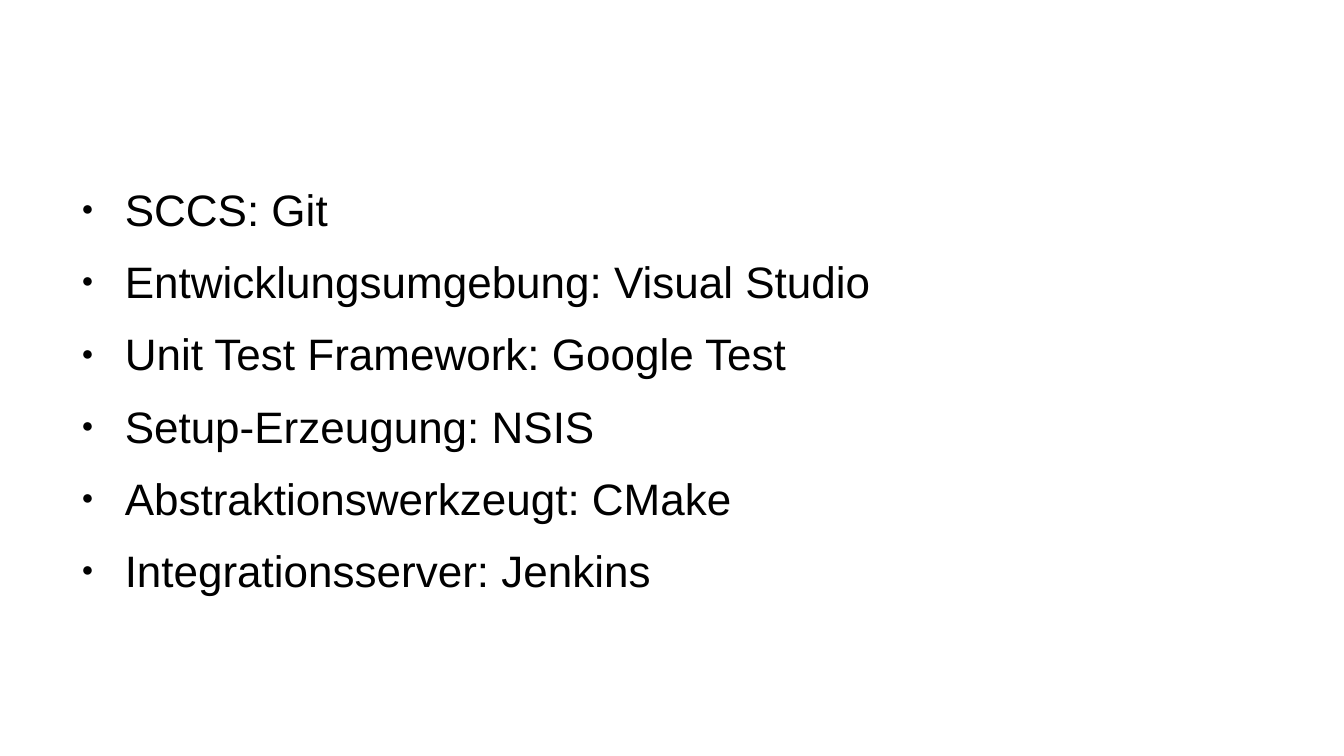
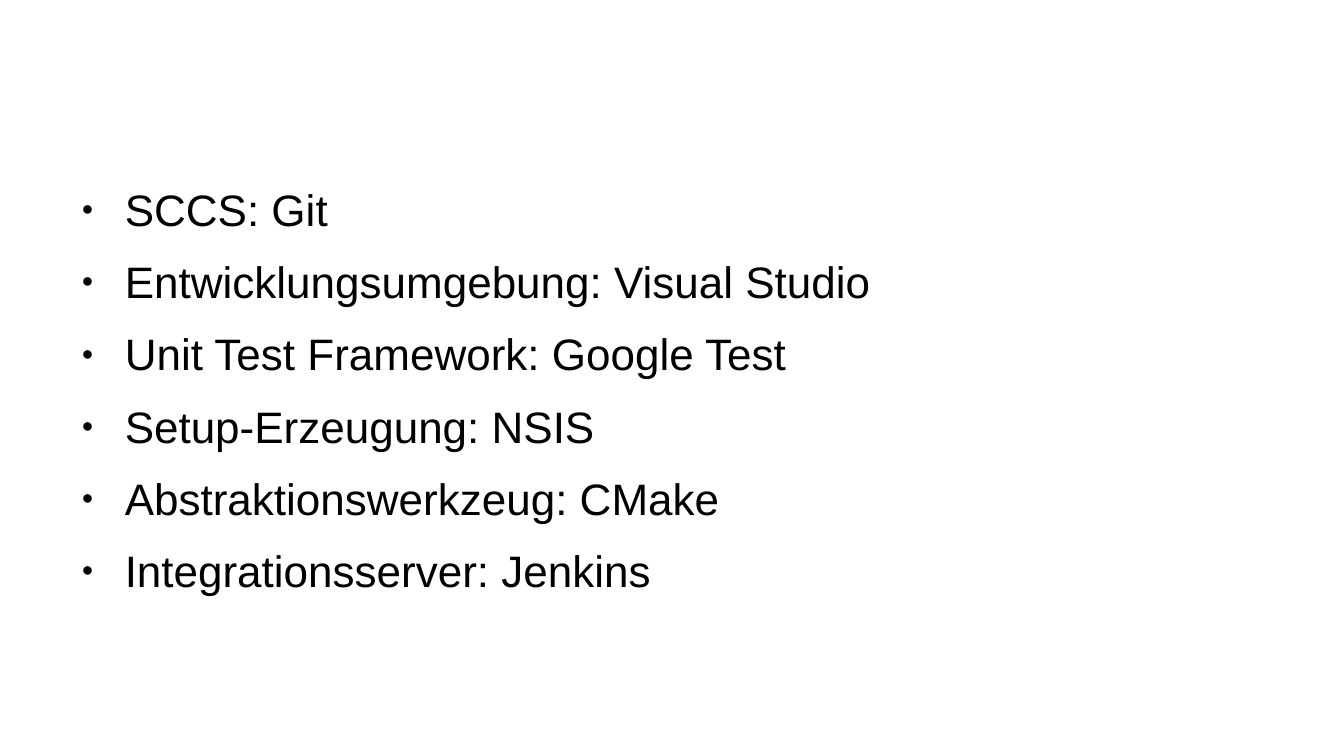
Before and after one commit to carstenkuckuk/CppUGBochum, a slide deck: slide 23 of doc/20180920_CppUGBochum_CI_Jenkins_CMake_GoogleTest.odp. Drawn at 1344x756 pixels with LibreOffice and Linux fonts; fonts in the diff are those of the drawing; background and template pictures are left out. Boxes give left, top, right and bottom in pixels: in the first picture for what was removed or moved away, otherwise in the second. Text is boxed around its words. In the diff, an @@ line names an element or a change of style, - is before the commit and + after.

```diff
--- a/doc/20180920_CppUGBochum_CI_Jenkins_CMake_GoogleTest.odp
+++ b/doc/20180920_CppUGBochum_CI_Jenkins_CMake_GoogleTest.odp
@@ text at [125, 483, 719, 523]: text changed @@
-● Abstraktionswerkzeugt: CMake
+● Abstraktionswerkzeug: CMake
```
Also in this commit, not shown: 10 other slides changed, 14 slides added, 1 slide removed.
